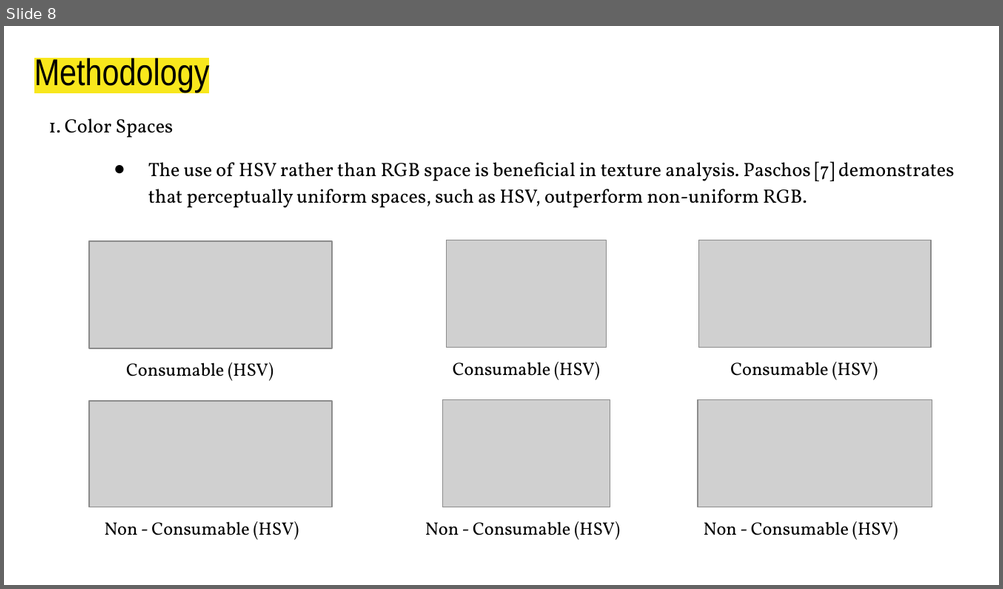
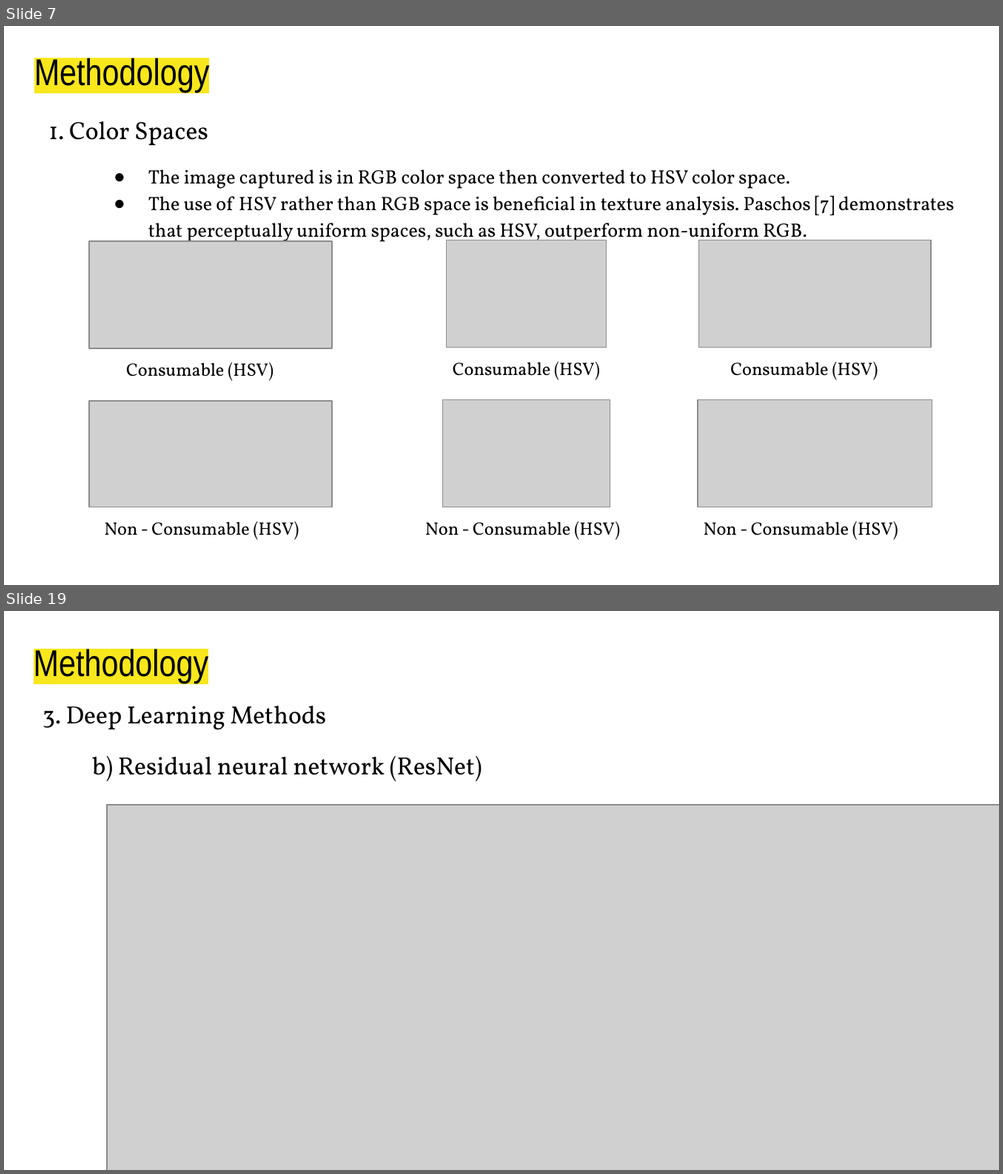
Before and after one commit to DebRC/Meat-Quality-Gradation-Research-Project-2023, a slide deck: Report-Paper-Survey/8th Semester/Report-Presentation.pptx. Shown one above the other, each under a label of ours: slide 8 before the commit, slides 7 and 19 after it; the slides between them are not shown. The pictures are 1003x589 and 1003x1174 pixels, drawn with LibreOffice and Linux fonts; fonts in the diff are those of the drawing; grey boxes stand for pictures. Boxes give left, top, right and bottom in pixels: in the first picture for what was removed or moved away, otherwise in the second. Text is boxed around its words. In the diff, an @@ line names an element or a change of style, - is before the commit and + after.

```diff
--- a/Report-Paper-Survey/8th Semester/Report-Presentation.pptx
+++ b/Report-Paper-Survey/8th Semester/Report-Presentation.pptx
@@ slide 19 added at [4, 611, 999, 1170], background #FFFFFF @@
@@ title added at [34, 646, 209, 684], 27 pt, text #000000 @@
+Methodology
@@ text added at [42, 706, 482, 781], 18 pt, text #000000 @@
+3. Deep Learning Methods
+b) Residual neural network (ResNet)
@@ picture added at [106, 805, 999, 1170] @@
@@ what was slide 8 is now slide 7 @@
@@ slide 7 changed as well @@
@@ text at [48, 121, 953, 246]: size 14 to 18 pt in "1. Color Spaces"; less space between paragraphs @@
@@ text at [148, 170, 789, 189]: paragraph added @@
+● The image captured is in RGB color space then converted to HSV color space.
```
Also in this commit, not shown: 5 other slides changed, 18 other slides added, 5 slides removed, 1 other file.
